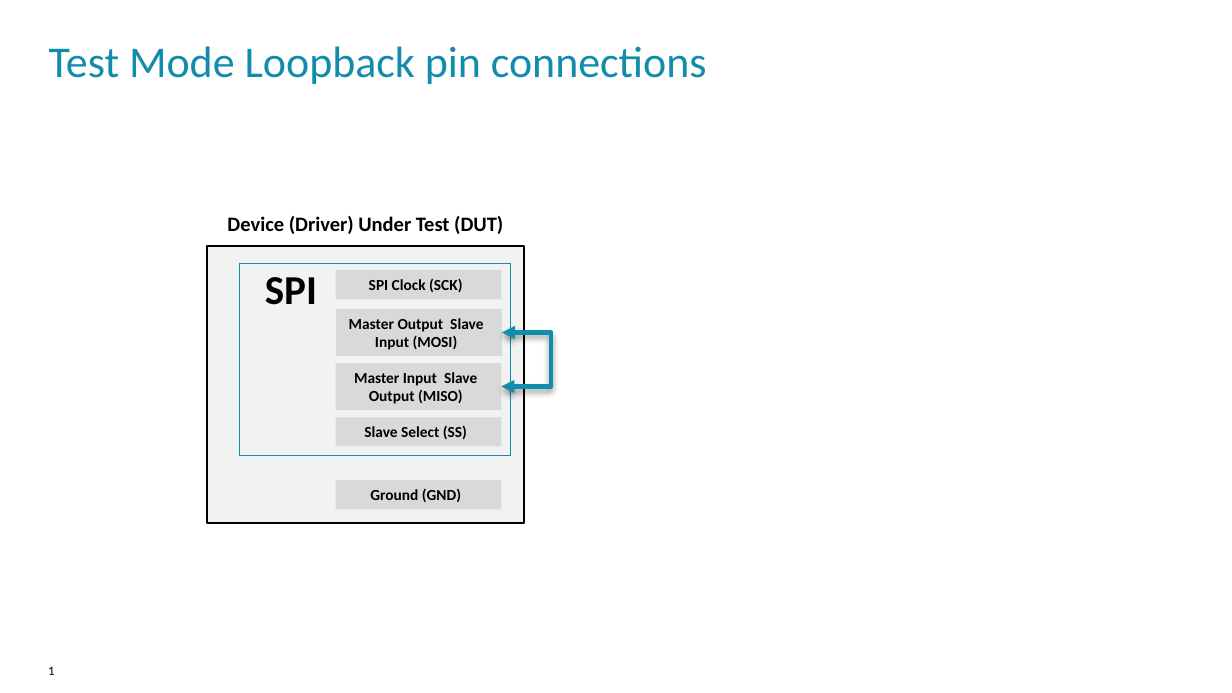
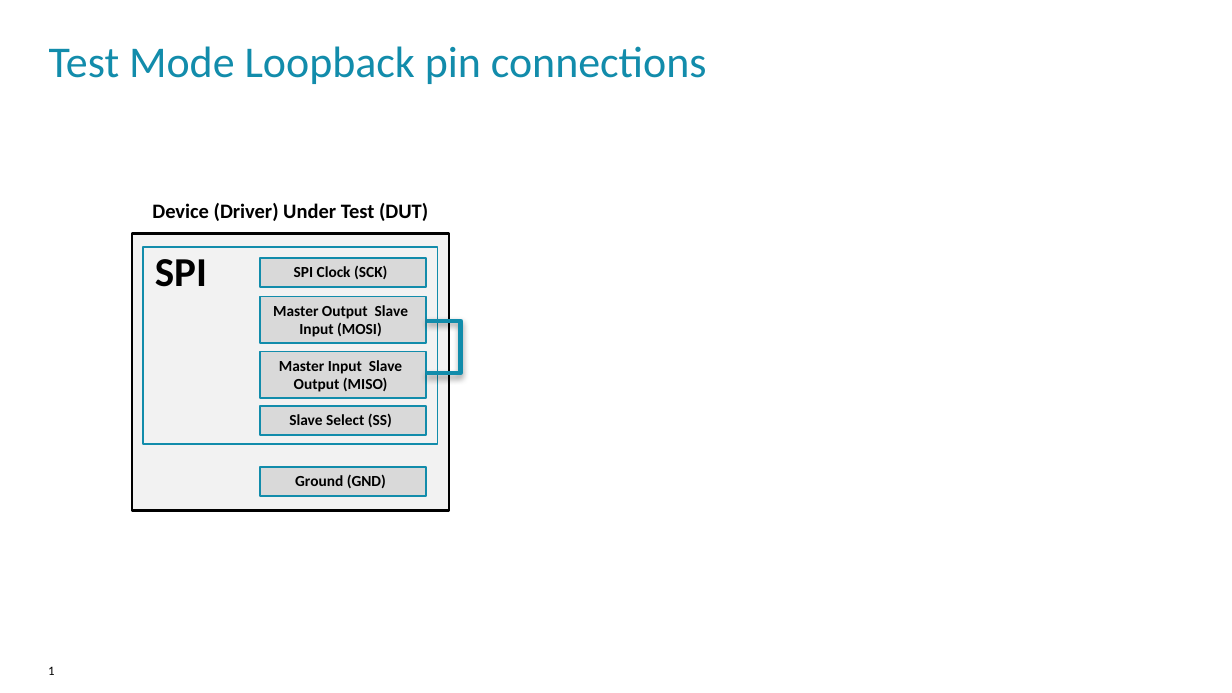
Before and after one commit to ARM-software/CMSIS-Driver_Validation, a slide deck: slide 1 of Doxygen/images/src/SPI_pin_connection.pptx. Drawn at 1232x693 pixels with LibreOffice and Linux fonts; fonts in the diff are those of the drawing; background and template pictures are left out. Boxes give left, top, right and bottom in pixels: in the first picture for what was removed or moved away, otherwise in the second. Text is boxed around its words. In the diff, an @@ line names an element or a change of style, - is before the commit and + after.

```diff
--- a/Doxygen/images/src/SPI_pin_connection.pptx
+++ b/Doxygen/images/src/SPI_pin_connection.pptx
@@ 4 rectangles, 1 rounded rectangle: place and size @@
-4 rectangles, 1 rounded rectangle at [179,201,552,522]
+4 rectangles, 1 rounded rectangle at [104,189,477,511]
@@ rectangle at [132,234,449,511]: outline none to #000000 2 pt @@
@@ text "SPI": place and size @@
-text "SPI" at [265,277,317,305]
+text "SPI" at [155,259,207,287]
@@ rectangle: place and size @@
-rectangle at [240,263,511,457]
+rectangle at [143,247,438,444]
@@ rectangle at [143,247,438,444]: outline #128CAB 0.75 pt to #128CAB 1.5 pt @@
@@ rectangle removed at [207,246,524,523] @@
@@ rectangle "Master Output Slave Input (MOSI)": place and size @@
-rectangle "Master Output Slave Input (MOSI)" at [336,310,503,356]
+rectangle "Master Output Slave Input (MOSI)" at [261,297,427,343]
@@ elbow double arrow moved from (502, 386) - (502, 333) to (426, 373) - (427, 321) @@
@@ elbow double arrow (426, 373) - (427, 321): elbow double arrow to elbow line @@
@@ outline none to #128CAB 1.5 pt in 5 elements at [261,258,427,287], [261,351,427,397], [261,406,427,434], [261,297,427,343], [261,467,427,495] @@
@@ rectangle "Ground (GND)": place and size @@
-rectangle "Ground (GND)" at [335,481,502,509]
+rectangle "Ground (GND)" at [261,467,427,495]
```
Also in this commit, not shown: 1 other slide changed, 17 other files.
